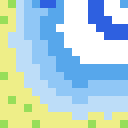
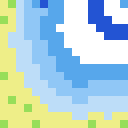
Revision of a layered (128, 128) image; what changed, layer by layer:
painted on "Layer 5 copy" over [40, 0, 56, 8]
painted on "Layer 2 copy 5" over [88, 0, 128, 40]
